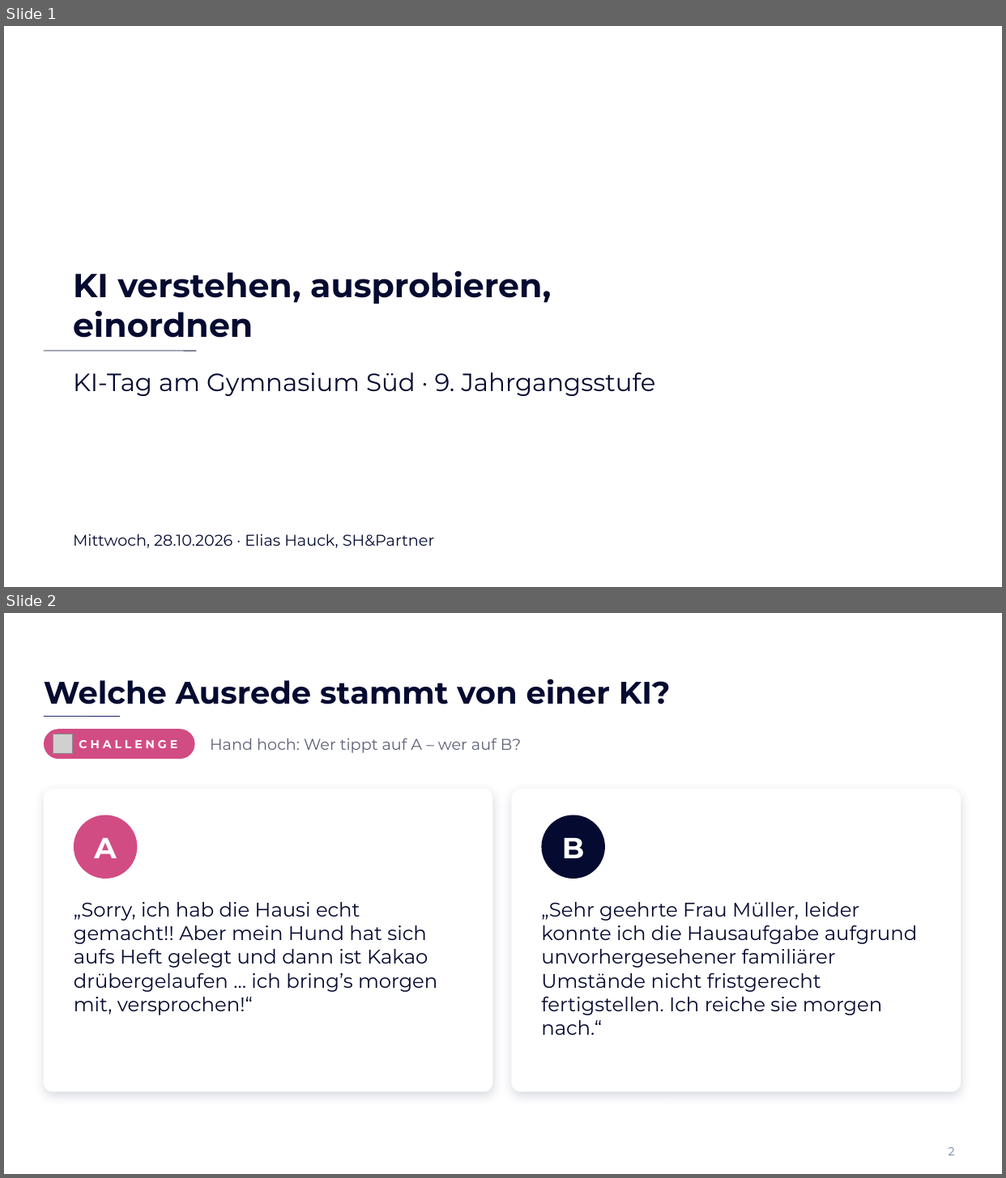
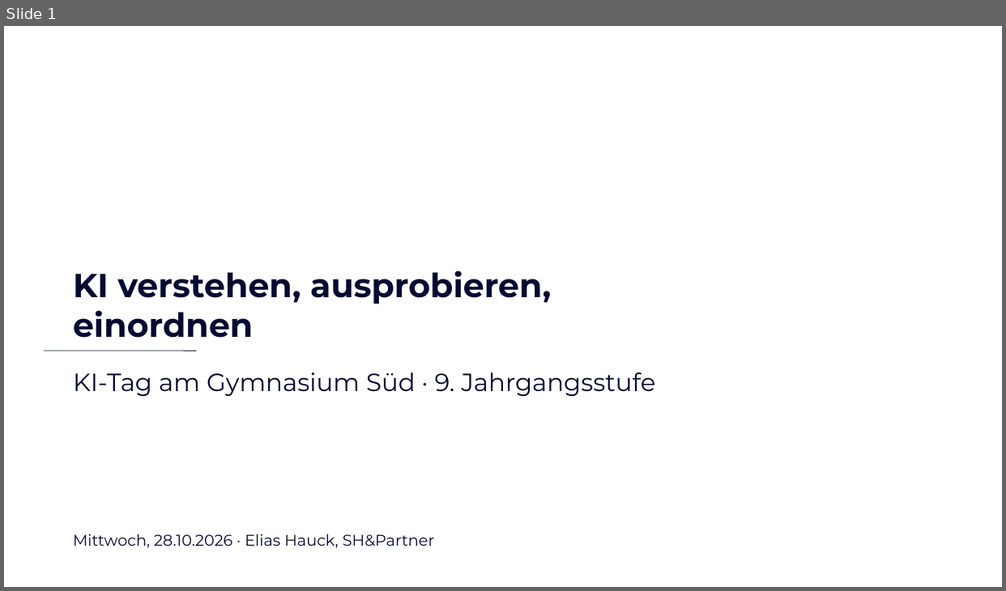
Before and after one commit to elias762/Advisory-board, a slide deck: ki-tag-gymnasium-sued/KI-Tag_Gymnasium-Sued_Impulsvortrag.pptx. Shown one above the other, each under a label of ours: slides 1 and 2 before the commit, slide 1 after it. The pictures are 1006x1178 and 1006x591 pixels, drawn with LibreOffice and Linux fonts; fonts in the diff are those of the drawing; grey boxes stand for pictures; background and template pictures are left out. Boxes give left, top, right and bottom in pixels: in the first picture for what was removed or moved away, otherwise in the second. Text is boxed around its words. In the diff, an @@ line names an element or a change of style, - is before the commit and + after.

```diff
--- a/ki-tag-gymnasium-sued/KI-Tag_Gymnasium-Sued_Impulsvortrag.pptx
+++ b/ki-tag-gymnasium-sued/KI-Tag_Gymnasium-Sued_Impulsvortrag.pptx
@@ slide 2 removed at [4, 613, 1002, 1174], background #FFFFFF @@
@@ title removed at [44, 679, 671, 705] @@
-Welche Ausrede stammt von einer KI?
@@ line removed from (44, 717) to (120, 717) @@
@@ rounded rectangle removed at [44, 729, 195, 759] @@
@@ picture removed at [53, 735, 73, 754] @@
@@ text removed at [79, 740, 177, 748] @@
-CHALLENGE
@@ text removed at [210, 738, 521, 753] @@
-Hand hoch: Wer tippt auf A – wer auf B?
@@ rounded rectangle removed at [44, 789, 493, 1093] @@
@@ rounded rectangle removed at [512, 789, 961, 1093] @@
@@ ellipse removed at [74, 815, 138, 879] @@
@@ ellipse removed at [542, 815, 605, 879] @@
@@ text removed at [94, 838, 117, 858] @@
-A
@@ text removed at [562, 838, 584, 858] @@
-B
@@ text removed at [74, 902, 437, 1016] @@
-„Sorry, ich hab die Hausi echt gemacht!! Aber mein Hund hat sich aufs Heft gelegt und dann ist Kakao drübergelaufen … ich bring’s morgen mit, versprochen!“
@@ text removed at [541, 902, 918, 1035] @@
-„Sehr geehrte Frau Müller, leider konnte ich die Hausaufgabe aufgrund unvorhergesehener familiärer Umstände nicht fristgerecht fertigstellen. Ich reiche sie morgen nach.“
@@ page number removed at [948, 1148, 955, 1156] @@
-2
```
Also in this commit, not shown: 23 slides changed, 11 slides added, 1 other file.
